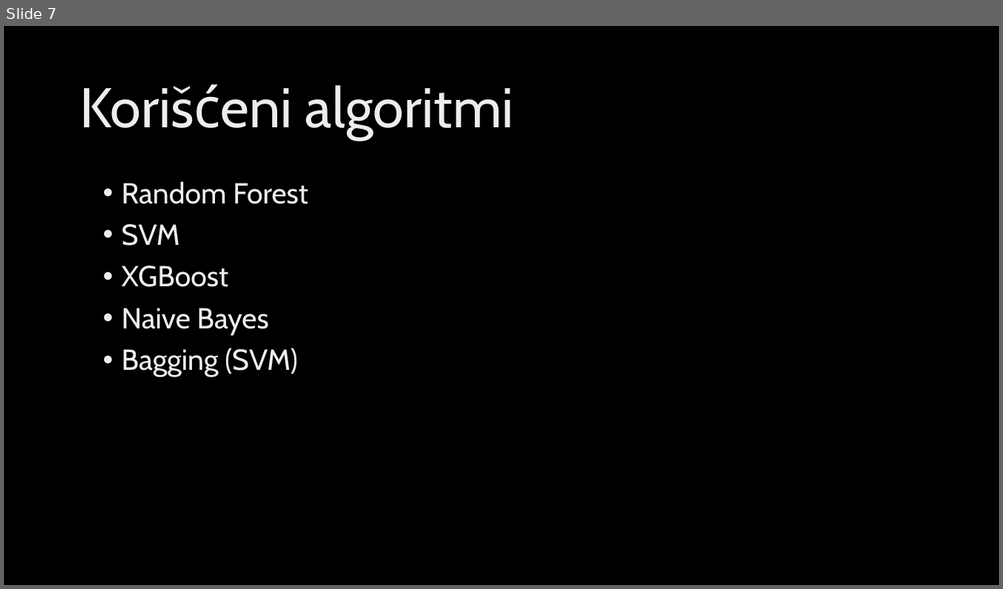
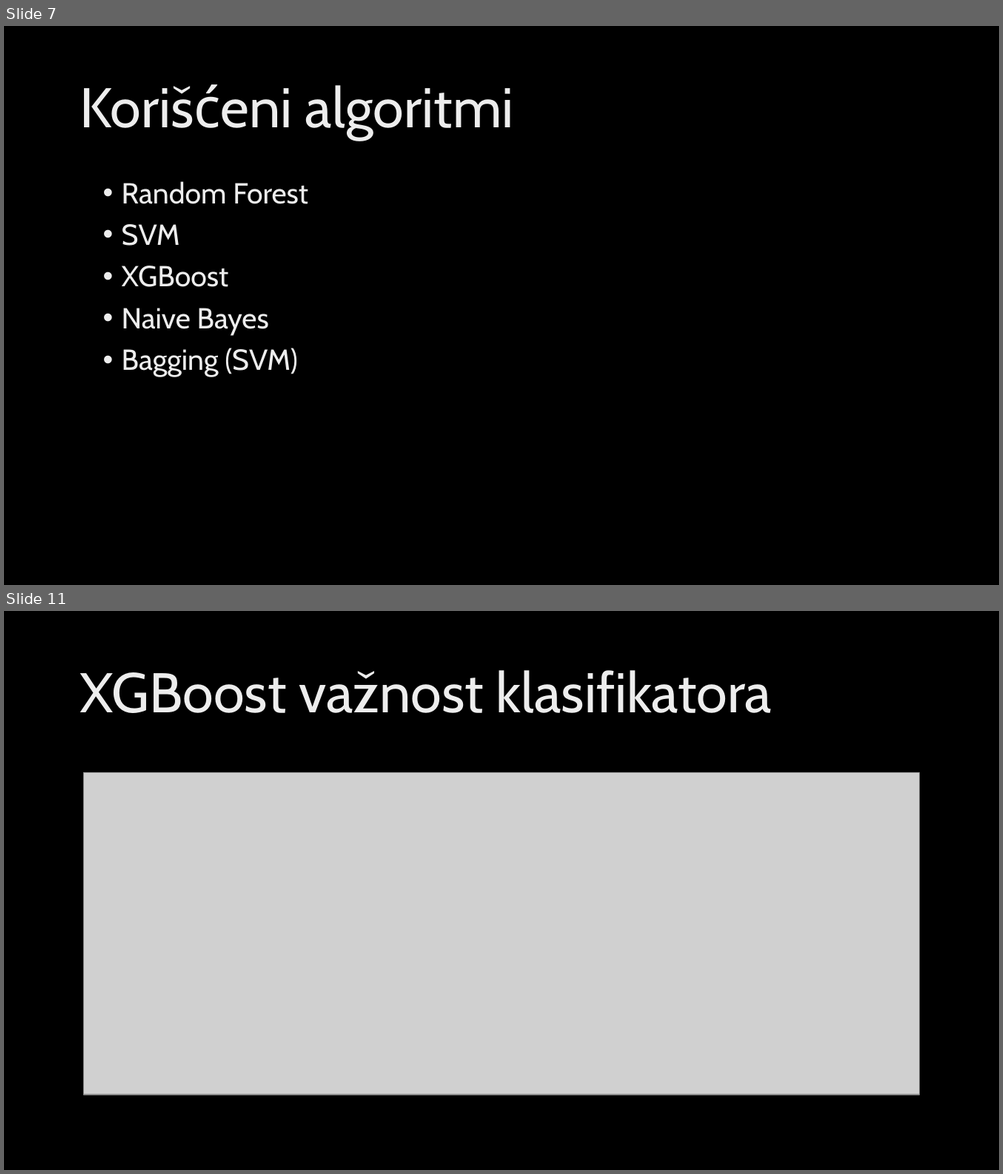
Before and after one commit to stuparlu/SIAP, a slide deck: Kickstarter predikcija.pptx. Shown one above the other, each under a label of ours: slide 7 before the commit, slides 7 and 11 after it; the slides between them are not shown. The pictures are 1003x589 and 1003x1174 pixels, drawn with LibreOffice and Linux fonts; fonts in the diff are those of the drawing; grey boxes stand for pictures; background and template pictures are left out. Boxes give left, top, right and bottom in pixels: in the first picture for what was removed or moved away, otherwise in the second. Text is boxed around its words. In the diff, an @@ line names an element or a change of style, - is before the commit and + after.

```diff
--- a/Kickstarter predikcija.pptx
+++ b/Kickstarter predikcija.pptx
@@ slide 11 added at bbox=[4, 611, 999, 1170], background picture (left out) @@
@@ title added at bbox=[79, 670, 771, 713], 54 pt, text gradient #BFBFBF to #EDEDED to #FFFFFF @@
+XGBoost važnost klasifikatora
@@ picture added at bbox=[84, 773, 919, 1095] @@
```
Also in this commit, not shown: 8 slides changed, 1 other slide added, 7 other files.
